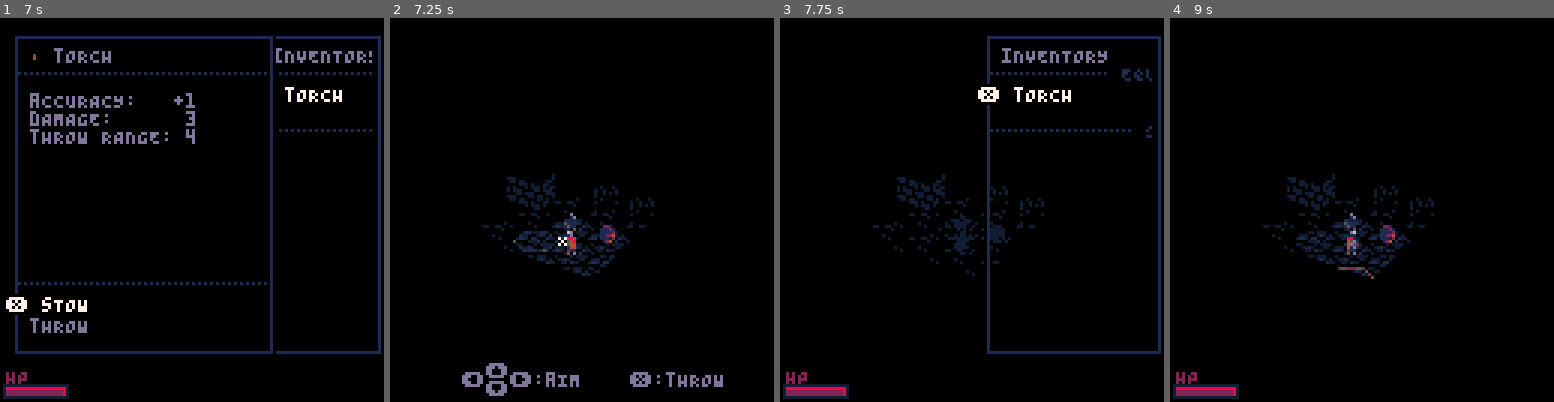
Above: before the commit, frames 1-4 (left to right).
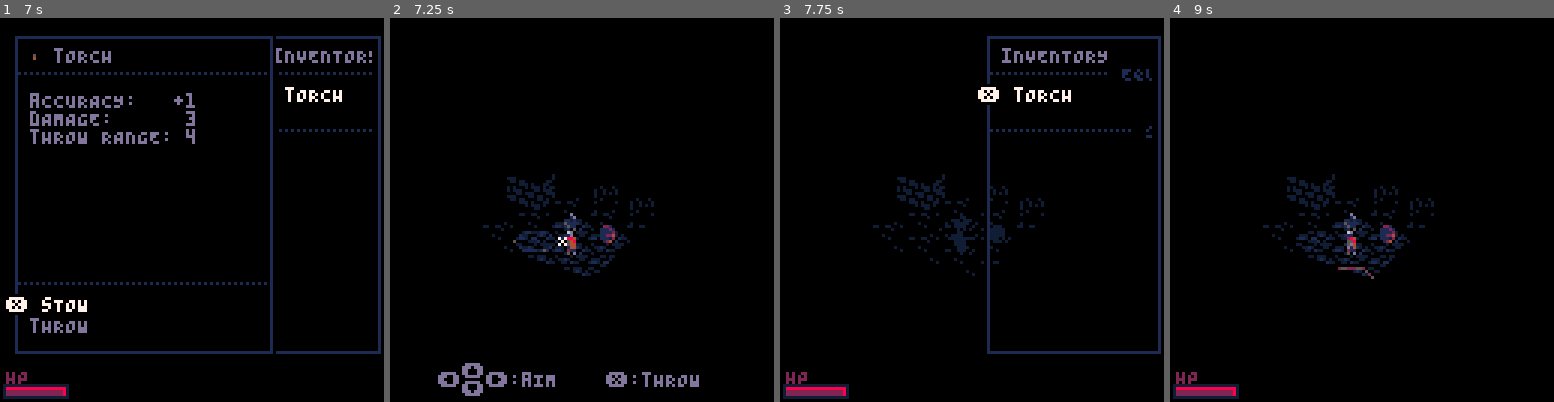
Above: after the commit, the same moments.

Repository: Woflox/intoruins
Game: PICO-8 cartridge cavedunj.p8
The game is run twice, just before and just after one commit, with the same random seed, the same clock (stepped at 60 frames per second) and the same inputs.
Inputs:
- Up to frame 1 (7 s): tap O (Z key) at 0.33, 0.7, 1.43, 2.22, 3.1, 3.98, 4.87, 5.75, 6.63 s; tap X (X key) at 1.07, 2.07, 2.4, 2.73, 3.07, 3.4, 3.73, 4.07, 4.4, 4.73, 5.07, 5.4, 5.73, 6.07, 6.4, 6.73 s; hold Left 1.97-2.37 s; hold Down 2.42-2.82 s; hold Right 2.87-3.53 s; hold Up 3.58-4.08 s; hold Right 4.13-4.53 s; hold Down 4.58-5.08 s; hold Left 5.13-5.8 s; hold Up 5.85-6.18 s; hold Left 6.23-6.63 s; hold Down from 6.68 s (still down)
- Up to frame 2 (7.25 s): tap X (X key) at 7.07 s; release Down at 7.08 s; hold Right from 7.13 s (still down)
- Up to frame 3 (7.75 s): keep holding Right; tap X (X key) at 7.4, 7.73 s; tap O (Z key) at 7.52 s
- Up to frame 4 (9 s): release Right at 7.8 s; hold Up 7.85-8.35 s; tap X (X key) at 8.07, 8.4, 8.73 s; hold Right 8.4-8.8 s; tap O (Z key) at 8.4 s; hold Down from 8.85 s (still down)

Frame 1 is identical in both runs. In frame 2, 1.6% of the frame differs, in the area x 12-87%, y 89-99%; in frame 3, less than 0.1%; in frame 4, less than 0.1%.

Commit message:
hexline now takes more of the load, returns list of tiles (should make things easier later??)

Diff:
--- a/cavedunj.p8
+++ b/cavedunj.p8
@@ -54,8 +54,8 @@
 132=n:sPEAR,var:item,slot:wpn,dmg:3,atk:1,pierce:t,throwatk:2,throw:8
 133=n:rAPIER,var:item,slot:wpn,dmg:2,atk:2,lunge:t,throw:4
 134=n:aXE,var:item,slot:wpn,dmg:3,atk:1,arc:t,throw:6
-135=n:hAMMER,var:item,slot:wpn,dmg:6,atk:1,stun:2,knockback:t,slow:t,throw:2,dmgincrease:2
-129=n:oAKEN STAFF,var:item,unid:t,throw:4
+135=n:hAMMER,var:item,slot:wpn,dmg:6,atk:1,stun:2,knockback:t,slow:t,throw:3,dmgincrease:2
+129=n:oAKEN STAFF,var:item,unid:t,throw:3
 145=n:dRIFTWOOD STAFF,var:item,throw:4
 161=n:eBONY STAFF,var:item,throw:4
 177=n:pUPLEHEART STAFF,var:item,throw:4
@@ -251,7 +251,7 @@
 	statet+=0.033
 
 	if mode!="ui" then
-		waitforanim=false
+ 	waitforanim=false
 		for i,ent in ipairs(ents) do
 			updateent(ent)
 		end
@@ -322,7 +322,7 @@
 			x=drawbar(v[1]/v[2],k,x,123,v[3],v[4])
 		end
 	elseif modeis"aim" then
-		?"\fd  ⬆️\n\|d⬅️\|j⬇️\|d➡️:aIM    ❎:"..(aimthrow and "tHROW" or "fIRE"),24,115
+		?"\fd⬅️\|d⬆️\+8m⬇️\|d➡️:aIM    ❎:"..(aimthrow and "tHROW" or "fIRE"),16,118
 	end
 	if modeis"ui" then
 		if btnp(🅾️) then
@@ -759,8 +759,7 @@
 		 	not has
 		 then
 		 	setanim(effect,effect.deathanim)
-		 	effect.light,effect.dead=
-		 	nil,true
+		 	effect.dead,effect.light=true
 		 end
 		elseif has then
 		 create(typ,tl.pos)
@@ -986,13 +985,13 @@
 
 function viscone(pos,dir1,dir2,lim1,lim2,d)
 	pos+=dir1
-	local lastvis=false
-	local notfirst=false
+	local lastvis,notfirst=false
 	for i=ceil(lim1),flr(lim2) do
 	 local tlpos=pos+i*dir2
 	 if validpos(tlpos) then
 			local tl=gettile(tlpos)
-			local vis=passlight(tl)
+			local vis,splitlim=
+			passlight(tl),-1
 			tl.vis=tileflag(tl,5) or
 											(tl.typ==tywall and
 											 player.pos.x<
@@ -1000,7 +999,6 @@
 			if vistoplayer(tl) then
 			 tl.explored=true
 			end
-			local splitlim=-1
 			if vis then
 				if notfirst and
 					not lastvis then
@@ -1020,8 +1018,8 @@
 												expamd*splitlim,
 												d+1)
 			end
-			lastvis=vis
-			notfirst=true
+			lastvis,notfirst=
+			vis,true
 		end
 	end
 end
@@ -1207,11 +1205,6 @@
 							 				 pos.y*8+pos.x*4)
 end
 
-function invscreenpos(pos)
-	return vec2(pos.x/12,
-	            pos.y/8-pos.x/24)
-end
-
 function entscreenpos(ent)
 	return screenpos(ent.pos)+
 	        vec2(-2.5,-6.5)
@@ -1228,16 +1221,27 @@
 	return (abs(delta.x)+abs(delta.y)+abs(p1.x+p1.y-p2.x-p2.y))/2
 end
 
---this too
-function hexline(p1,p2,func)
-	local dist=hexdist(p1,p2)
-	for i=0,dist do
+function hexline(p1,p2,range,pass,block,cont)
+	p2=hexnearest(p2)
+	ln={}
+	local dist,tl=hexdist(p1,p2)
+	for i=1,min(cont and 20 or dist,range) do
 	 local pos=hexnearest(
 							lerp(p1,p2,i/dist))
-		if func(pos,validpos(pos) and gettile(pos)) then
-			return
-		end
-	end
+		if not validpos(pos) then
+		 break
+	 end
+	 local tl=gettile(pos)
+	 if not navigable(tl,true) or
+	    (tl.ent and block) then
+	  break
+	 end
+		add(ln,pos)
+		if tl.ent and not pass then
+		 break
+		end
+	end
+	return ln
 end
 
 --adapted from observablehq.com/@jrus/hexround
@@ -1606,13 +1610,13 @@
 		 if btnp(btnid) then
 				playerdir=(playerdir+i+5)%6+1
 				setanim(ent,"turn")
-				updatefacing(ent,adj[playerdir])
 			end
 		end
 
 		turn(⬅️,-1)
 		turn(➡️,1)
 		turn(⬇️,3)
+		updatefacing(ent,adj[playerdir])
 
 		playerdst=ent.pos+adj[playerdir]
 		local dsttile=gettile(playerdst)
@@ -2383,10 +2387,6 @@
 end
 
 function updateaim()
- local move=vec2(1.5*(tonum(btn(➡️))
-                -tonum(btn(⬅️))),
-                 tonum(btn(⬇️))
-                -tonum(btn(⬆️)))
  local aimscrpos=
   screenpos(aimpos)+1.5*
   vec2(1.5*(tonum(btn(➡️))
@@ -2397,33 +2397,18 @@
 	local relscrpos=aimscrpos-campos
  aimscrpos.x-=min(relscrpos.x-2)+max(relscrpos.x-126)
 	aimscrpos.y-=min(relscrpos.y-2)+max(relscrpos.y-126)
-	aimpos=invscreenpos(aimscrpos)
-
-	local i = 0
-	hexline(player.pos,hexnearest(aimpos),
-	function(npos,ntl)
-	 if i>0 and i<=aimrange then
-	  if i==1then
-	  	playerdst=npos
-	  end
-		 if not (validpos(npos)
-		    and navigable(ntl,true))
-	  then
-	   return true
-	  end
-			ntl.hilight=2
-			if not pass and ntl.ent then
-				return true
-			end
-		end
-		i+=1
-	end)
-	updatefacing(player,hexdir(player.pos,aimpos))
+	aimpos=vec2(aimscrpos.x/12,
+	            aimscrpos.y/8-aimscrpos.x/24)
+
+
+	for pos in all(hexline(player.pos,aimpos,aimrange,aimpass,false,not aimthrow)) do
+	 gettile(pos).hilight=2
+	end
+	updatefacing(player,aimpos-player.pos)
 
 	if btnp(🅾️) then
-	 aimpos=nil
-		setmode"play"
-		skipturn=false
+	 skipturn,aimpos,aimitem=false
+	 setmode"play"
 	end
 end
 __gfx__
@@ -2459,7 +2444,7 @@
 f011000010111100f011111110011110f011111111100110fffffbf3fffffffffddddddd6dddddddfffffbf3fbff00fff02202505404fffff051005d10d11100
 ff0011110001100fff0111111111110fff0111111111100ffffffffbffffffffffddddd6dddddddfffff0b0bffffffffff055044ffffffffff001111055d100f
 fff00110111000fffff01111111110fffff01111111110fffffffffffffffffffffddd6dddddddfffffffffbfffffffffff44ffffffffffffff00510111000ff
-fff67ffffffffffffffffffffffffffffff11fffff999fffffffffffffffffffff11f1ffffffffffffffffffff8888fffff7fffffffffcffffffffffffffffff
+fff67ffffffffffffffffffffffffffffff11fffff999fffffffffffffffffffff11f1ffffffffffffffffffff8888fffff7fffffffcfcffffffffffffffffff
 fff62ffffffffffffff22fffffffffffff1001ff333333fffffffffffffffffff100101ffffffffffffcfffff828228fffc77fffffffcfcfffffffffffffffff
 ffcccffffff3f3fffff223fffff3f3ffff1003ffb3333344ffffffffffff4f4f10000001ffffffffffc7cfff2f88fff2fcc777ffffffcdcfffffff8f9989ffff
 ffccdfffffbbb3f6ff22234fff44439ff100038fb3333b42ffffffffffff444f05000550fffeeeffffc7cffff8288228ffdccfffffffdddffffff88988888fff
@@ -2467,7 +2452,7 @@
 ffcc2fffffbbb3ffff22234fff222366f100034ffbbbb4ffffff55fff44422fffff1ffffffe222effffcfffff2f28f2ffffcfffffccdddffff899988888f8fff
 ff2f2fffff444fffff222f4fffddd99ff10001fff2222fffff5555ff442402ffffffffffffe20eeffffffffff288822ffffdfffff22dfdffff2888882086ffff
 ffd0dfffff202fffff222fffffd0dffff10001fff2002ffffe544ffff202fffffffffffffe2222efffffffff2828882ffffffffffdfdfffffff262226fffffff
-fff67ffffffffffffffffffffffffffffff11fffff997fffffffffffffffffffff11f1ffffffffffffffffffff88d8fffff7fffffffffcffffffffffffffffff
+fff67ffffffffffffffffffffffffffffff11fffff997fffffffffffffffffffff11f1ffffffffffffffffffff88d8fffff7fffffffcfcffffffffffffffffff
 fff22ffffffffffffff22fffffffffffff1001ff333993fffffffffffffffffff100101ffffffffffffcfffff822828fffc77fffffffcfcfffffffffffffffff
 ffcc2ffffff3f3fffff323fffff3f3ffff13031f99333bffffffffffffffffff10500001ffffffffffc7cfff2f88fffefcc777ffffffcfcfffffff8fffffffff
 ffcdefffffb333ffff2333ffff4333fff103331f99b33b44ffffffff4fffffff05580850fffeeeffffc7cffff8288228ffdccfffcfff6c6f889ff888f99fffff
@@ -2477,7 +2462,7 @@
 ffd0dfffff202fffff222f4fffd0d99ff100011ff2002fffff0555fffff202fffffffffffe2222efffffffff2882822ffffffffffffdfdfffffff22226006fff
 ffffffffffffffffffffc4cfffffffffff11ff8fffffff6fffffffffff6fff6f11ffff11ffffffffffcccffffffffffffff7ffffffffffffffff8fff98ffffff
 fff67fffffffffffff2ec4cffffffffff1051878fffffff6fffffffffff64f460011f100ffffffffffffccfff628ff28ffc77efffffffffffff888f9888fffff
-fffccfffff7666ffff223c4cfff3f3fff1003184ffff9996f6ff6ffffff6444650001005fffffffffffffccfff6f8868ecc777eeff2ddc77ff85588982ff88ff
+fffccfffff7666ffff223c4cfff3f3fff1003184ffff9996f6ff6ffffff6444650001005fffffffffffffccfff6f8868ecc777eeff2c7c7fff85588982ff88ff
 ffccc6fff763f36fff22223cff4443fff1000531ff333336ff4f46fff4f4442615000051fffffffffffcfccfff628286ffdccffffff2c7c7ffff65888888858f
 ffccdffff3bbb3f6ff222ec4f4444f9ff100001ff33333b6ff6556ffff444226f100051ffffffffffffcc77cff688286ffdccfffcf2cddd7ffff6f8988855fff
 fcc22fffffbbbfffff22efc4ff224f9ff10001fff333bb94ff5555fff4244f2fff1011ffffeeeeefffcd7ccff2882f86fffcfffffccdd2dfff89ff89882f6fff
@@ -2485,7 +2470,7 @@
 fd00dffff4004fffff222fffffd0dffff10001ff200002fffe5fffffff00ffffffffffffe222002efffcffff8888822effffffffffffffffffff88888066ffff
 fffffffffffffffffffffcffffffffffff11ff8fffffffffffffffffffffffff11ffff11ffffffffffffcffffffffffffff7ffffffffffffffff8fff9a8fffff
 fff67fffffffffffff2ec4cffffffffff1051878ffffff6fffffffffffffffff0011f100fffffffffffffcffff28ff28ffc7effffffffffffff888f98888ffff
-fff22fffffffffffff3234cffff3f3fff1303141ffff9996ffffffffffffff6f50001005fffffffffffffccfffff88d8eeee7eeeff2ddc77ff85588982fff8ff
+fff22fffffffffffff3234cffff3f3fff1303141ffff9996ffffffffffffff6f50001005fffffffffffffccfffff88d8eeee7eeeff2d7c7fff85588982fff8ff
 ffc22ffffff3f36fffbb3c4cff4333fff1bb3141ff333976ffffffff4f624f4615000051ffffffffffccfccff8682262ffdcefffcff2c7c7ff8ff6588888858f
 ff6defffffb333f6ff222e3cff44499ff1000531f3333336ff64f6fff4464446f158081ffffffffffcdccccffff68226ffdccffffccdc7c7fffff69888556f8f
 fc6226ffffbbbff6ff222ec4f4425ff9f100001ff94bbb66fef6556f42462406ff1011ffffeeeeeffcc7ccfff2862f26fffcffffddd26d6fff896f98882f6fff
@@ -2548,13 +2533,13 @@
 1101fffffffff1015001ffff00011100ff0000155d01100fffff0b0bfbffffffff0011510050500fffffff9ffff3ffffffff042222242fffff0011110001100f
 101fffffffffff005001fffffff00001fff00100001000fffffffffbfffffffffff00150110005fffff3ff3f9ff3f3ffffff050000020ffffff00110111000ff
 ffffff88fffffffffffffff888ffffffffffffff88fffffffffffffff9ffffffffff667777766fffffff3f3f3f3ff3ffffffffffff505ffffffffff5ffffffff
-fff000110881fffffff01111111110fffff01111111110fffffffffffbfffffffff6ddd979ddddffffff3f3ff3bf3ffffffffff5904202ffffff5055d11000ff
-ff0111000111f10fff0111111111110fff0111118111110ffffffffffff9ffffff6dddd69ddddddfffff3f3ff3b03fffffff05902902202fffff1000050045ff
-f011110180001110f011100111111110f011111111111110fffff9fffffbfffff6dddd6d9dddd6ddffff3ff3f3ffbffff505502402405504fff15500d55455ff
-000000111101000001111118111111110101111111111111fffff3ff9fffffff6dddd6ddd6dd6dddfffff3f3fbffbfff022022022055044ff0005559d0550001
-f011000010111100f011111110011110f011111111100110fffffbf3fffffffffddddddd7dddddddfffffbf3fbff00fff02202505404fffff051005910d11100
-ff0011110001100fff0111118111110fff0111111181100ffffffffbffffffffffddddd6dddddddfffff0b0bffffffffff055044ffffffffff0011110559100f
-fff00110111000fffff01111111110fffff01111111110fffffffffffffffffffffddd6dddddddfffffffffbfffffffffff44ffffffffffffff00510111000ff
+fff000110881fffffff01111111110fffff01111111110fffffffffffbfffffffff6ddd979ddd6ffffff3f3ff3bf3ffffffffff5904202ffffff5055d11000ff
+ff0111000111f10fff0111111111110fff0111118111110ffffffffffff9ffffff6dddd69ddddd6fffff3f3ff3b03fffffff05902902202fffff1000050045ff
+f011110180001110f011100111111110f011111111111110fffff9fffffbfffff6dddd6d9dddd6d6ffff3ff3f3ffbffff505502402405504fff15500d55455ff
+000000111101000001111118111111110101111111111111fffff3ff9ffffffffdddd6ddd6dd6dddfffff3f3fbffbfff022022022055044ff0005559d0550001
+f011000010111100f011111110011110f011111111100110fffffbf3ffffffffffdddddd7ddddddffffffbf3fbff00fff02202505404fffff051005910d11100
+ff0011110001100fff0111118111110fff0111111181100ffffffffbfffffffffffdddd6ddddddffffff0b0bffffffffff055044ffffffffff0011110559100f
+fff00110111000fffff01111111110fffff01111111110ffffffffffffffffffffffdd6ddddddffffffffffbfffffffffff44ffffffffffffff00510111000ff
 
 
 
Not shown, changed: the sound effects (__sfx__) section of cavedunj.p8
